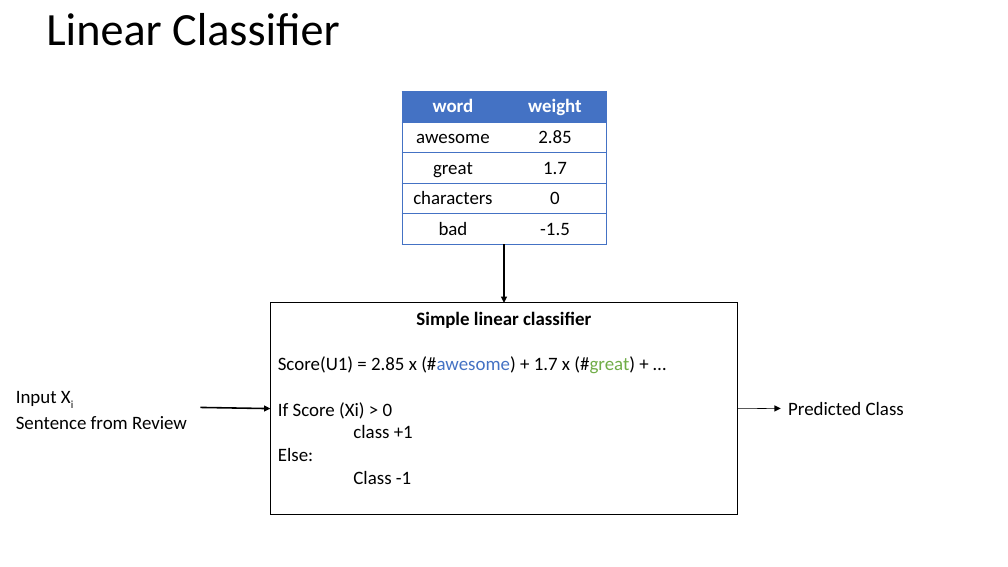
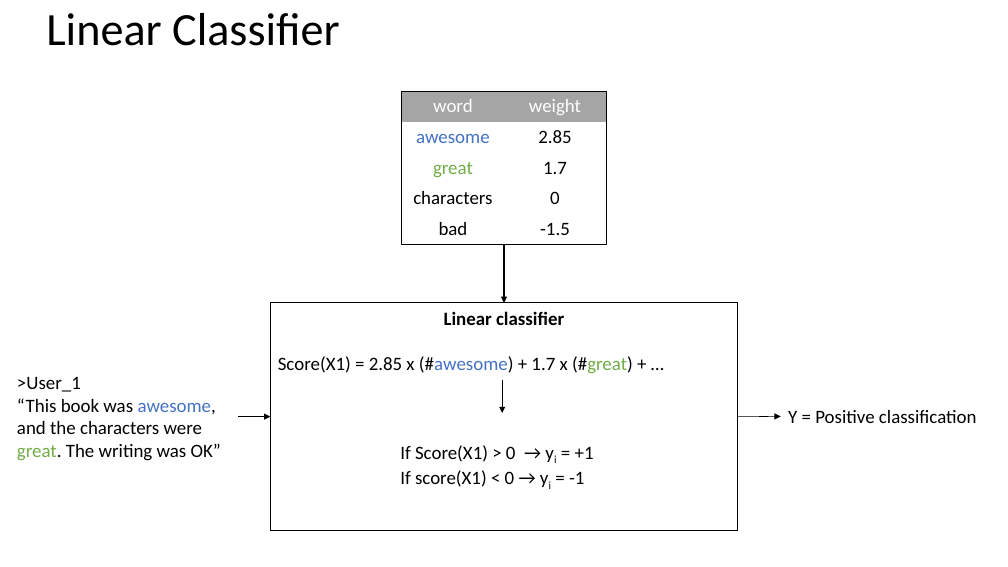
Before and after one commit to ua-dsf/ML_sprint, a slide deck: slide 10 of sprint2_classification/module1_regression_part2.pptx (slide 9 before the commit). Drawn at 1008x567 pixels with LibreOffice and Linux fonts; fonts in the diff are those of the drawing. Boxes give left, top, right and bottom in pixels: in the first picture for what was removed or moved away, otherwise in the second. Text is boxed around its words. In the diff, an @@ line names an element or a change of style, - is before the commit and + after.

Commit message:
classification

```diff
--- a/sprint2_classification/module1_regression_part2.pptx
+++ b/sprint2_classification/module1_regression_part2.pptx
@@ table at bbox=[402, 91, 606, 245] @@
@@ fill none to #A5A5A5 in row 1 @@
@@ bold off in "word", "weight" @@
@@ text colour #000000 to #4472C4 in "awesome" @@
@@ text colour #000000 to #70AD47 in "great" @@
@@ borders changed @@
@@ rectangle "Linear classifier": place and size @@
-rectangle "Linear classifier" at bbox=[271, 303, 738, 515]
+rectangle "Linear classifier" at bbox=[271, 303, 738, 531]
@@ text in rectangle at bbox=[278, 311, 633, 374]: text changed @@
-Simple linear classifier
-Score(U1) = 2.85 x (#awesome) + 1.7 x (#great) + …
-If Score (Xi) > 0
-class +1
-Else:
-Class -1
+Linear classifier
+Score(X1) = 2.85 x (#awesome) + 1.7 x (#great) + …
@@ text at bbox=[17, 377, 221, 461]: text changed @@
-Input Xi
-Sentence from Review
+>User_1
+“This book was awesome, and the characters were great. The writing was OK”
@@ arrow added from (502, 380) to (502, 413), #000000 0.5 pt @@
@@ arrow moved from (200, 408) - (271, 408) to (238, 417) - (271, 417) @@
@@ arrow moved from (738, 408) - (781, 408) to (738, 417) - (781, 417) @@
@@ text at bbox=[788, 410, 977, 423]: text changed @@
-Predicted Class
+Y = Positive classification
@@ text added at bbox=[400, 445, 594, 487], 18 pt, text #000000 @@
+If Score(X1) > 0 → yi = +1
+If score(X1) < 0 → yi = -1
```
Also in this commit, not shown: 6 other slides changed, 13 slides added, 1 other file.
